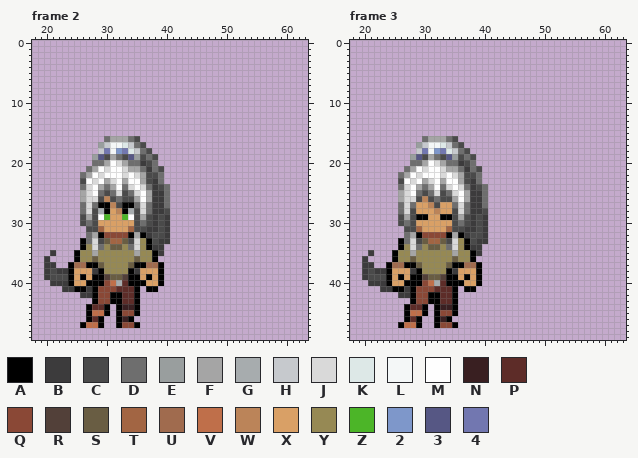
Pixel-art file: assets/sprites/player/Idle_Base/Idle_Down.aseprite. Above: the version before the commit.
64x64 pixels, 6 frames. Colours within 5 levels of each other are drawn and written as one. Shown: frame 2: x 18..63, y 0..49; frame 3: x 18..63, y 0..49. The commit also changed other frames, which this record leaves out.
Visible layers, top first: "Layer 23", "Female Hair/Layer 35", "Clothes/Layer 6", "Body/Layer 17", "Body/Cabeça", "Body/Braço", "Body/Layer 1", "Body/Corpo".
Palette (. is transparent): A #000000  B #3c3b3c  C #4a4a4a  D #6e6e6e  E #999e9e  F #a5a5a5  G #a7acae  H #c6c9cd  J #d9d9d9  K #dde8e7  L #f4f7f7  M #fefefe  N #391f21  P #5d2c28  Q #8a4836  R #524039  S #695d43  T #a26543  U #a06b4e  V #bf6f4a  W #bb8459  X #d9a066  Y #968954  Z #4cb528  2 #7e97ca  3 #565784  4 #7277b0
Pixels before, frame 2, first column x 20:
16 ..........DFFFDC.....
17 .........EHLLKHDC....
18 .........H4L24KHDC...
19 ........E3CFDC3ECDC..
20 ........DDFMJFDDBCD..
21 .......DFMJMMJFFDBDC.
22 ......DFMJMMMJMJFCCD.
23 ......CMJMFJMFMMFCBD.
24 ......DJMFDFMDJMJDBCD
25 ......FJMDCDJCDJMFBBD
26 ......FJJCWCDCCFMFBBD
27 ......DJDAAWCAADJDBBD
28 ......DJCGAXWAGCJDBBC
29 ......CFCMZXXZMCFCBCB
30 ......CDCXXXXXXCDCBCB
31 .......CCTXXXXTCCBBCB
32 .......DFAQQQQAFABCCB
33 ......ADJCSTTSCJYACBB
34 ......AYJDYSSYDJYABB.
35 .B...AYYFYYYYYYFYYAB.
36 B....AYYSYYYYYYSYYA..
37 BB..AUUAASYYYYSAAUUA.
38 BCBBAXXXBAYYYYABXXXA.
39 BCCCAXAXAARSSRAAXAXA.
40 .BBBAXXAAAQVGPAAAXXA.
41 ...BBAABAQQQPPPA.AA..
42 ......BBAQQAAPPA.....
43 ........AQQAAPPA.....
44 .......APPA.ANNA.....
45 .......AVVA.AQQA.....
46 .......APA..ANA......
47 ......AVVA..AQQA.....
Pixels before, frame 3, first column x 20:
16 ..........DFFFDC.....
17 .........EHLLKHDC....
18 .........H4L24KHDC...
19 ........E3CFDC3ECDC..
20 ........DDFMJFDDBCD..
21 .......DFMJMMJFFDBDC.
22 ......DFMJMMMJMJFCCD.
23 ......CMJMFJMFMMFCBD.
24 ......DJMFDFMDJMJDBCD
25 ......FJMDCDJCDJMFBBD
26 ......FJJCWCDCCFMFBBD
27 ......DJDXXWCXXDJDBBD
28 ......DJCXXXWXXCJDBBC
29 ......CFCAAXXAACFCBCB
30 ......CDCXXXXXXCDCBCB
31 .......CCTXXXXTCCBBCB
32 .......DFAQQQQAFABCCB
33 ......ADJCSTTSCJYACBB
34 ......AYJDYSSYDJYABB.
35 .B...AYYFYYYYYYFYYAB.
36 B....AYYSYYYYYYSYYA..
37 BB..AUUAASYYYYSAAUUA.
38 BCBBAXXXBAYYYYABXXXA.
39 BCCCAXAXAARSSRAAXAXA.
40 .BBBAXXAAAQVGPAAAXXA.
41 ...BBAABAQQQPPPA.AA..
42 ......BBAQQAAPPA.....
43 ........AQQAAPPA.....
44 .......APPA.ANNA.....
45 .......AVVA.AQQA.....
46 .......APA..ANA......
47 ......AVVA..AQQA.....
After:
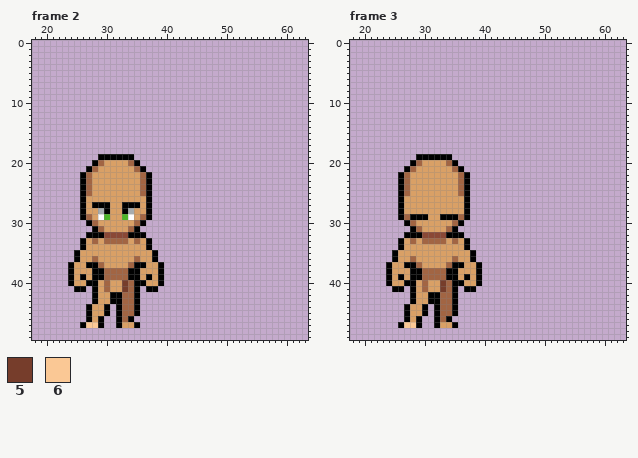
Colours new in this view: 5 #763d2b  6 #fac895
Changes in this commit:
layer "Clothes/Layer 6" now hidden
layer "Female Hair/Layer 35" now hidden
Changed rows in their new state; - is an unchanged pixel.
Frame 2:
first column x 20:
16 ----------......-----
17 ---------........----
18 ---------.........---
19 --------.AAAAAA....--
20 --------ATXXXXTA...--
21 -------ATXXXXXXTA...-
22 ------ATXXXXXXXXTA..-
23 ------ATXXXXXXXXTA..-
24 ------ATXXXXXXXXTA...
25 ------ATXXXXXXXXTA...
26 ------AXXXXXXXXXXA...
27 ------AXA--XX--AXA...
28 ------AXX---X--XXA...
29 ------ATX------XTA...
30 ------.AT------TA....
31 -------.A------A.....
32 -------AA------A-....
33 -------XTXT--TXTX-...
34 -------XXXXXXXXXX-..-
35 -.----XXXXXXXXXXXX-.-
36 .-----XXTXXXXXXTXX---
37 ..---XX--TXXXXT--XX--
38 ....----A-TTTT-A-----
39 ....------TTTT-------
40 -...-----XTXX5T------
41 ---..--.-XTXX5T------
42 ------..-XX--TT------
43 ---------XX--TT------
44 --------XX---TT------
45 --------XX---TT------
46 --------X----T-------
47 -------66----XX------
Frame 3:
first column x 20:
16 ----------......-----
17 ---------........----
18 ---------.........---
19 --------.AAAAAA....--
20 --------ATXXXXTA...--
21 -------ATXXXXXXTA...-
22 ------ATXXXXXXXXTA..-
23 ------ATXXXXXXXXTA..-
24 ------ATXXXXXXXXTA...
25 ------ATXXXXXXXXTA...
26 ------AXXXXXXXXXXA...
27 ------AXX--XX--XXA...
28 ------AXX---X--XXA...
29 ------ATA------ATA...
30 ------.AT------TA....
31 -------.A------A.....
32 -------AA------A-....
33 -------XTXT--TXTX-...
34 -------XXXXXXXXXX-..-
35 -.----XXXXXXXXXXXX-.-
36 .-----XXTXXXXXXTXX---
37 ..---XX--TXXXXT--XX--
38 ....----A-TTTT-A-----
39 ....------TTTT-------
40 -...-----XTXX5T------
41 ---..--.-XTXX5T------
42 ------..-XX--TT------
43 ---------XX--TT------
44 --------XX---TT------
45 --------XX---TT------
46 --------X----T-------
47 -------66----XX------
Changed places in both pictures, as pixel boxes (x1, y1, x2, y2):
changed: (44, 136, 170, 328)
changed: (362, 136, 488, 328)
